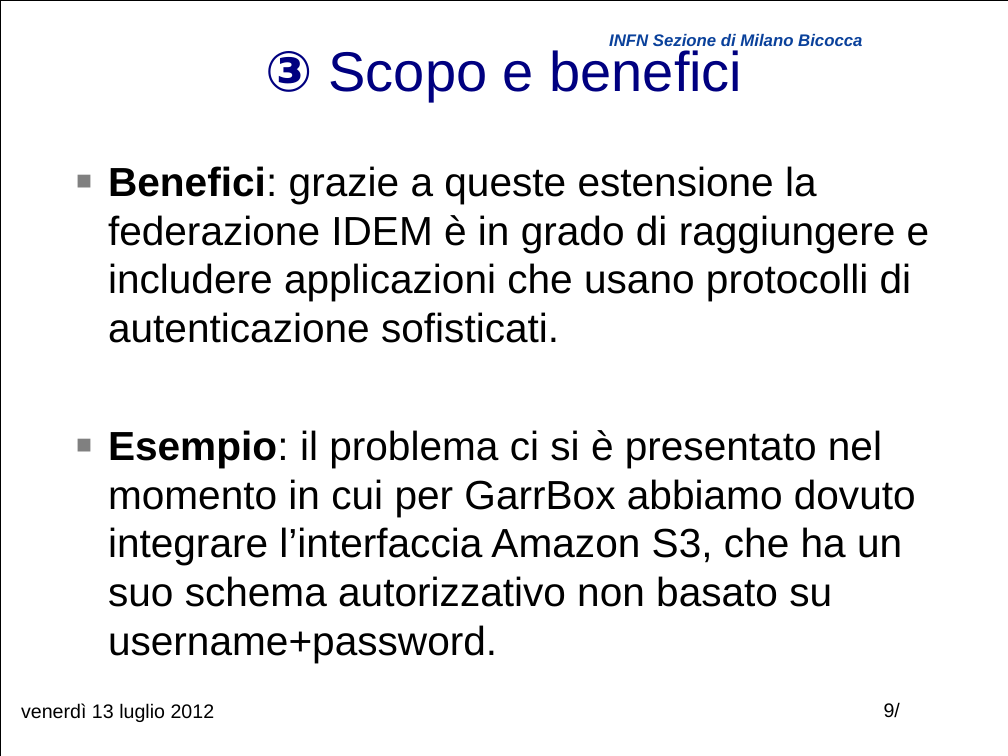
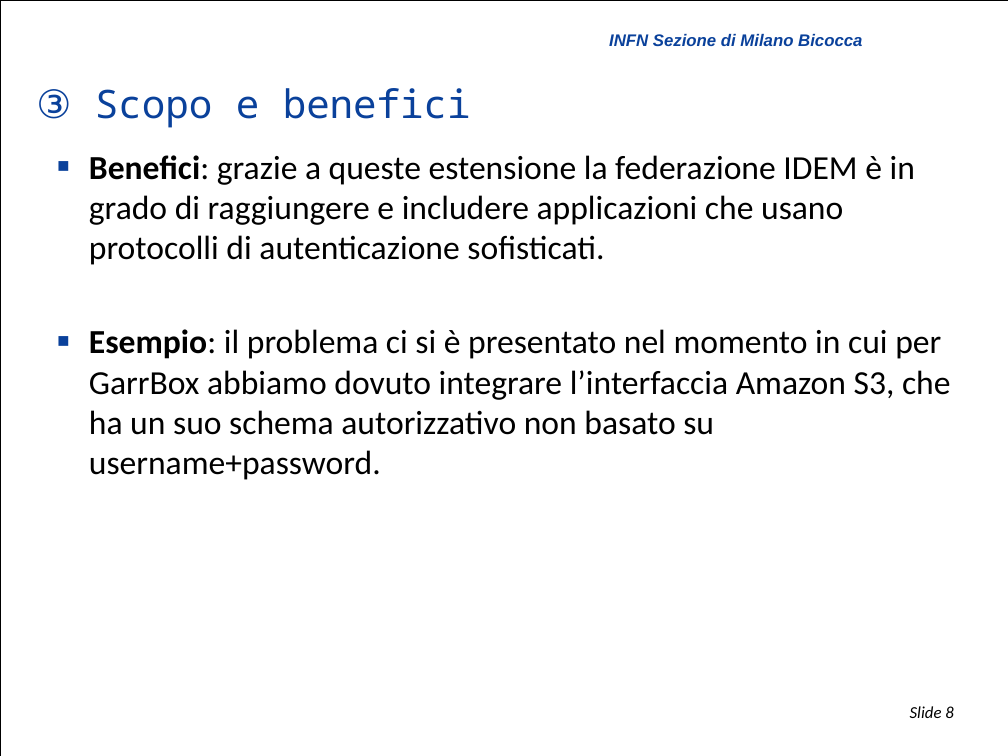
Before and after one commit to biancini/Shibboleth-Authentication, a slide deck: slide 8 of ShibbolethExtensions.pptx (slide 9 before the commit). Drawn at 1008x756 pixels with LibreOffice and Linux fonts; fonts in the diff are those of the drawing; background and template pictures are left out. Boxes give left, top, right and bottom in pixels: in the first picture for what was removed or moved away, otherwise in the second. Text is boxed around its words. In the diff, an @@ line names an element or a change of style, - is before the commit and + after.

```diff
--- a/ShibbolethExtensions.pptx
+++ b/ShibbolethExtensions.pptx
@@ title "③ Scopo e benefici" moved from (x1=266, y1=50, x2=742, y2=101) to (x1=36, y1=88, x2=471, y2=128) @@
@@ title "③ Scopo e benefici" at (x1=36, y1=88, x2=471, y2=128): size 40 to 28 pt, font Arial to Noto Sans Mono, text colour #000080 to #0A419B; bold off in "③"; alignment centre to left; line spacing 1 to 0.9 @@
@@ text "Benefici: grazie a queste estensione ..." moved from (x1=108, y1=166, x2=930, y2=663) to (x1=89, y1=155, x2=951, y2=480) @@
@@ text "Benefici: grazie a queste estensione ..." at (x1=89, y1=155, x2=951, y2=480): size 29 to 24 pt, font Arial to Calibri; list level 1 to 2 in "Benefici: grazie a queste estensione ..."; bullet colour #808080 to #0A419B; indent changed; less space between paragraphs @@
@@ text removed at (x1=21, y1=703, x2=215, y2=722) @@
-venerdì 13 luglio 2012
@@ page number removed at (x1=884, y1=702, x2=900, y2=718) @@
-9/
@@ page number added at (x1=910, y1=706, x2=953, y2=718), 12 pt, text #000000, italic @@
+Slide 8
```
Also in this commit, not shown: 12 other slides changed, 1 slide removed, 1 other file.
